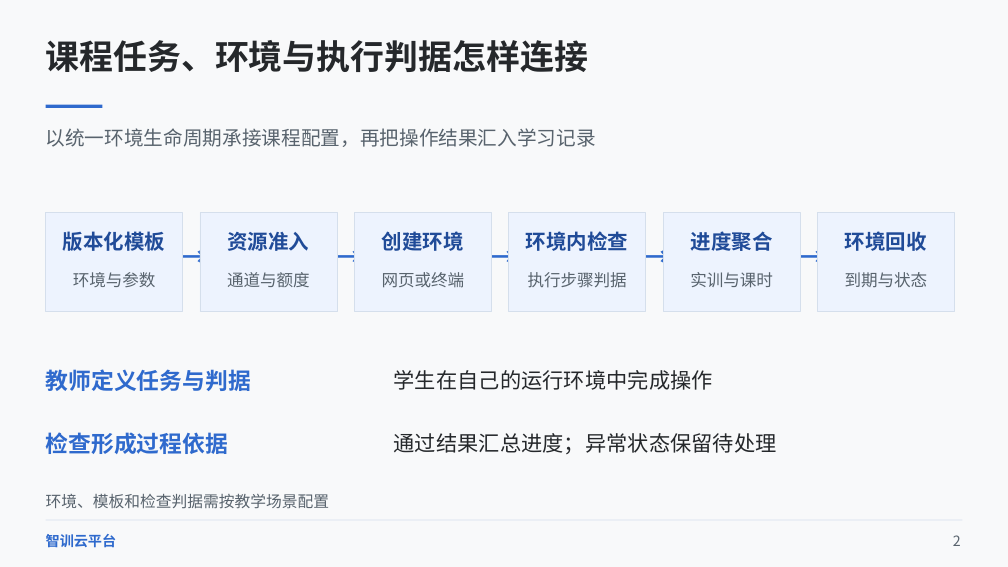
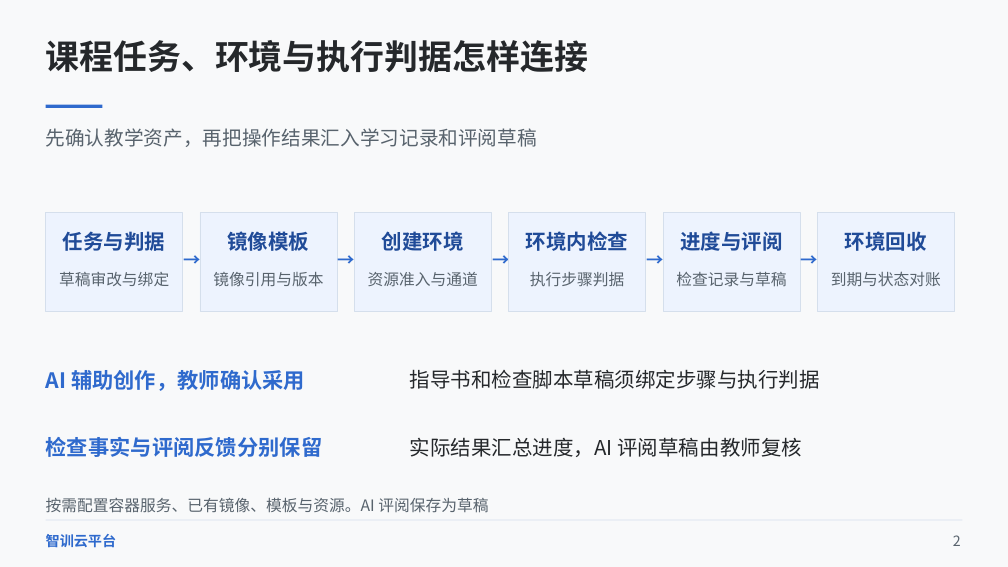
Before and after one commit to throwOctober/zhixun-cloud-showcase, a slide deck: slide 2 of project-overview.pptx. Drawn at 1008x567 pixels with LibreOffice and Linux fonts; fonts in the diff are those of the drawing. Boxes give left, top, right and bottom in pixels: in the first picture for what was removed or moved away, otherwise in the second. Text is boxed around its words. In the diff, an @@ line names an element or a change of style, - is before the commit and + after.

```diff
--- a/project-overview.pptx
+++ b/project-overview.pptx
@@ text at (46,128,537,147): text changed @@
-以统一环境生命周期承接课程配置，再把操作结果汇入学习记录
+先确认教学资产，再把操作结果汇入学习记录和评阅草稿
@@ text at (63,231,166,251): text changed; size 21.8 to 19.5 pt; text colour #2F6ACD to #204B98 @@
-教师定义任务与判据
+任务与判据
@@ text at (227,229,309,255): text changed @@
-版本化模板
+镜像模板
@@ text at (680,231,783,251): text changed @@
-进度聚合
+进度与评阅
@@ text "→": place and size @@
-text "→" at (183,241,203,281)
+text "→" at (184,249,200,281)
@@ text "→": place and size @@
-text "→" at (337,241,357,281)
+text "→" at (338,249,354,281)
@@ size 24 to 16.5 pt in 5 elements at (647,249,662,281), (801,249,817,281), (184,249,200,281), (338,249,354,281), (492,249,508,281) @@
@@ text "→": place and size @@
-text "→" at (492,241,511,281)
+text "→" at (492,249,508,281)
@@ text "→": place and size @@
-text "→" at (646,241,665,281)
+text "→" at (647,249,662,281)
@@ text "→": place and size @@
-text "→" at (800,241,820,281)
+text "→" at (801,249,817,281)
@@ text added at (59,272,169,286), 15 pt, text #58636D @@
+草稿审改与绑定
@@ text removed at (73,272,156,287) @@
-环境与参数
@@ text added at (213,272,323,286), 15 pt, text #58636D @@
+镜像引用与版本
@@ text removed at (227,272,310,287) @@
-通道与额度
@@ text at (368,272,478,286): text changed; size 19.5 to 15 pt; text colour #204B98 to #58636D; bold off @@
-资源准入
+资源准入与通道
@@ text removed at (382,272,465,288) @@
-网页或终端
@@ text "执行步骤判据" at (530,272,624,286): size 15.8 to 15 pt @@
@@ text added at (676,272,786,287), 15 pt, text #58636D @@
+检查记录与草稿
@@ text removed at (690,272,773,288) @@
-实训与课时
@@ text at (831,271,941,286): text changed; size 15.8 to 15 pt @@
-到期与状态
+到期与状态对账
@@ text added at (46,370,305,391), 20.2 pt, text #2F6ACD, bold @@
+AI 辅助创作，教师确认采用
@@ text removed at (394,370,713,390) @@
-学生在自己的运行环境中完成操作
@@ text added at (409,369,819,389), 19.5 pt, text #25282B @@
+指导书和检查脚本草稿须绑定步骤与执行判据
@@ text removed at (46,432,228,454) @@
-检查形成过程依据
@@ text added at (46,437,323,457), 20.2 pt, text #2F6ACD, bold @@
+检查事实与评阅反馈分别保留
@@ text at (409,437,802,457): text changed; size 20.2 to 19.5 pt @@
-通过结果汇总进度；异常状态保留待处理
+实际结果汇总进度，AI 评阅草稿由教师复核
@@ text removed at (46,494,329,509) @@
-环境、模板和检查判据需按教学场景配置
@@ text added at (46,498,488,513), 15 pt, text #58636D @@
+按需配置容器服务、已有镜像、模板与资源。AI 评阅保存为草稿
```
Also in this commit, not shown: 5 other slides changed, 3 other files.
